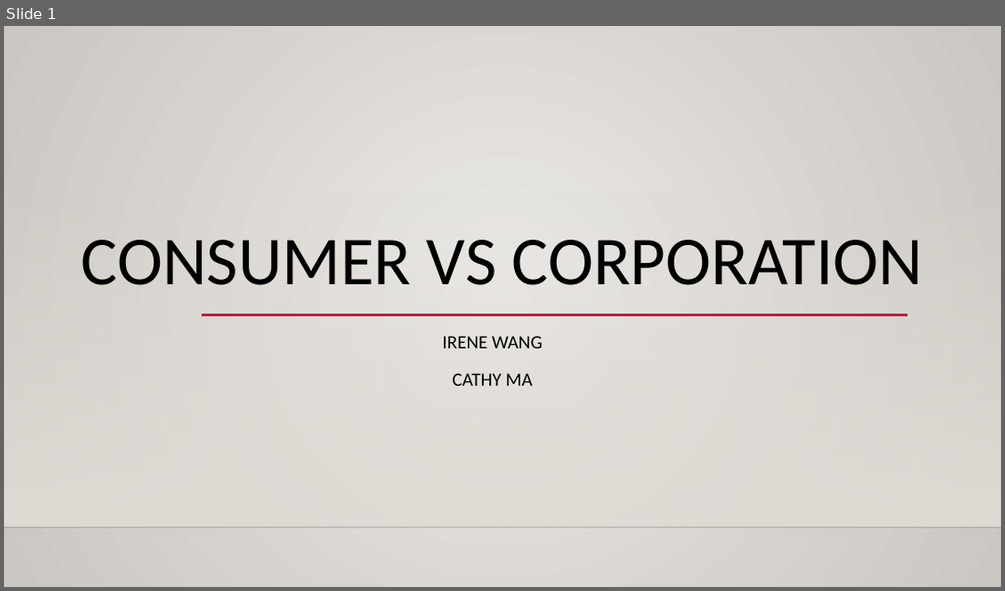
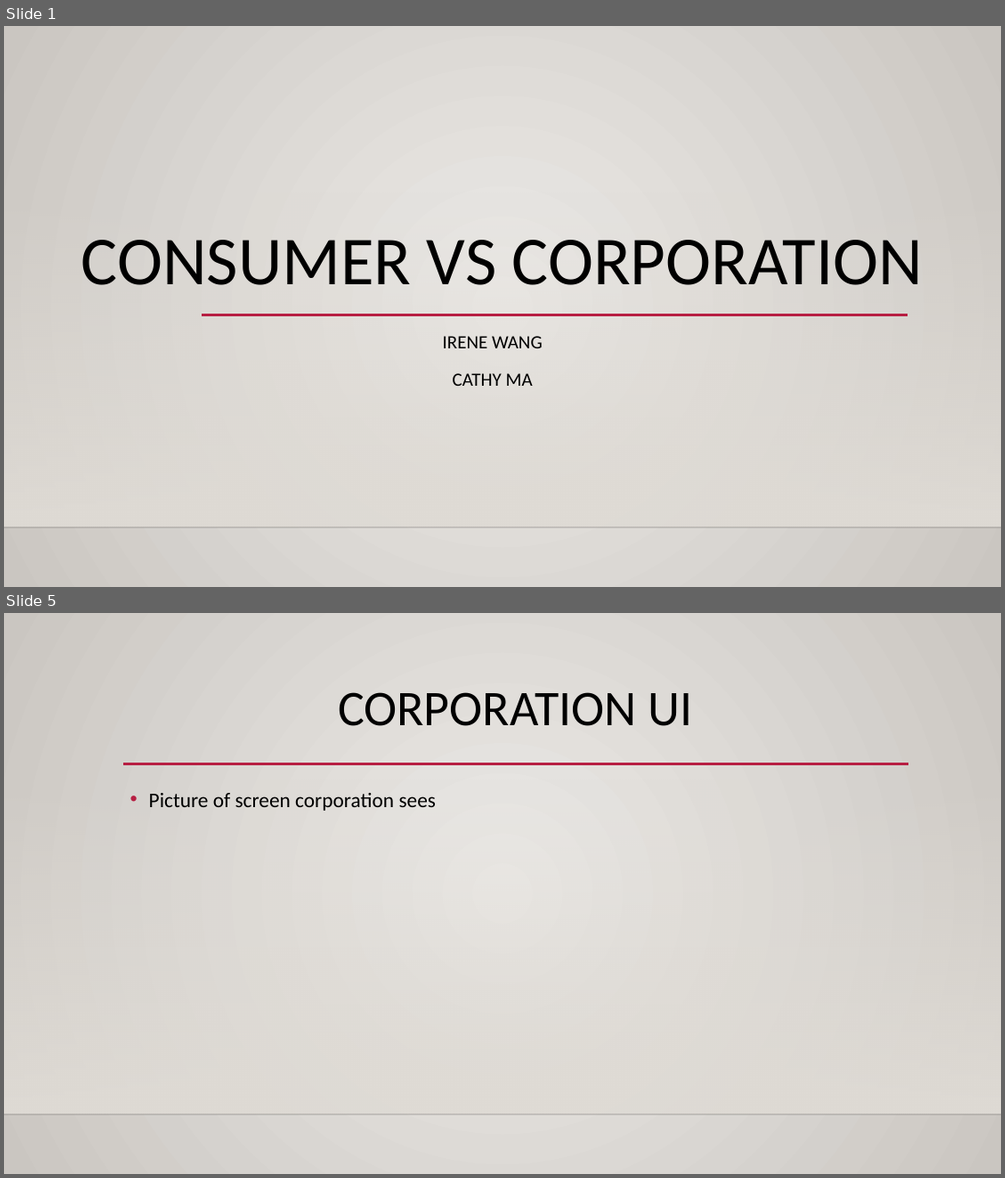
Before and after one commit to stirenewang/EH89-ConsumerCompanyGame, a slide deck: Presentation.pptx. Shown one above the other, each under a label of ours: slide 1 before the commit, slides 1 and 5 after it; the slides between them are not shown. The pictures are 1005x591 and 1005x1178 pixels, drawn with LibreOffice and Linux fonts; fonts in the diff are those of the drawing; background and template pictures are left out. Boxes give left, top, right and bottom in pixels: in the first picture for what was removed or moved away, otherwise in the second. Text is boxed around its words. In the diff, an @@ line names an element or a change of style, - is before the commit and + after.

```diff
--- a/Presentation.pptx
+++ b/Presentation.pptx
@@ slide 5 added at (x1=4, y1=613, x2=1001, y2=1174), background gradient #ECEAE7 to #CAC7C1; not listed: 2 template elements that a slide beside it also shows @@
@@ title added at (x1=338, y1=692, x2=692, y2=726), 48 pt, text #000000 @@
+CORPORATION UI
@@ line added from (123, 764) to (909, 764), #B71E42 2.5 pt @@
@@ text added at (x1=149, y1=793, x2=437, y2=811), 20 pt, text #000000 @@
+• Picture of screen corporation sees
```
Also in this commit, not shown: 5 other slides added, 1 other file.
